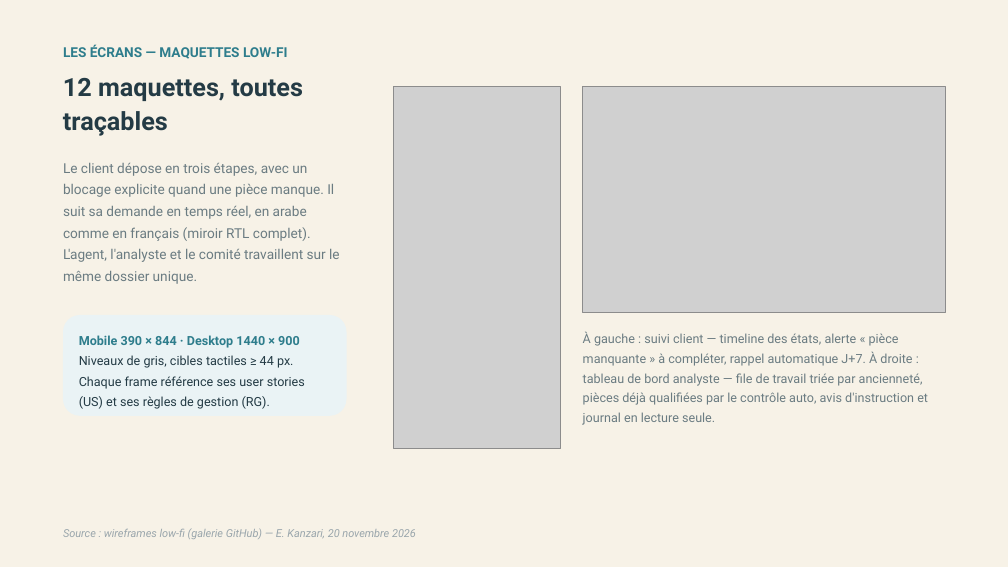
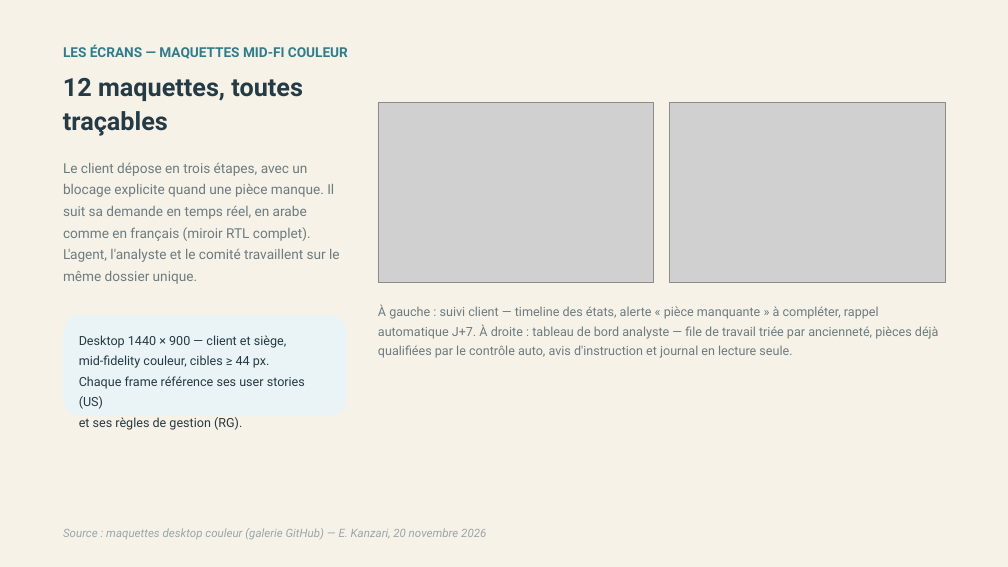
Before and after one commit to kanzarieya/banque-elyssa-analyse-fonctionnelle, a slide deck: slide 5 of 06-Restitution/deck-executive-banque-elyssa.pptx. Drawn at 1008x567 pixels with LibreOffice and Linux fonts; fonts in the diff are those of the drawing; grey boxes stand for pictures. Boxes give left, top, right and bottom in pixels: in the first picture for what was removed or moved away, otherwise in the second. Text is boxed around its words. In the diff, an @@ line names an element or a change of style, - is before the commit and + after.

Commit message:
S5 — Wireframes refaits en maquettes desktop couleur (12 ecrans 1440x900, portail client desktop, palette bleu sante) ; README, matrice de tracabilite ENF-04 et page ecrans du deck mis a jour

```diff
--- a/06-Restitution/deck-executive-banque-elyssa.pptx
+++ b/06-Restitution/deck-executive-banque-elyssa.pptx
@@ text at bbox=[63, 44, 348, 59]: text changed @@
-LES ÉCRANS — MAQUETTES LOW-FI
+LES ÉCRANS — MAQUETTES MID-FI COULEUR
@@ picture removed at bbox=[394, 87, 561, 449] @@
@@ picture added at bbox=[378, 102, 654, 283] @@
@@ picture: place and size @@
-picture at bbox=[583, 87, 945, 313]
+picture at bbox=[669, 102, 945, 283]
@@ text "À gauche : suivi client ..." rewrapped from bbox=[583, 332, 928, 425] to bbox=[378, 304, 939, 358] @@
@@ text at bbox=[79, 335, 305, 430]: text changed @@
-Mobile 390 × 844 · Desktop 1440 × 900
-Niveaux de gris, cibles tactiles ≥ 44 px. Chaque frame référence ses user stories (US) et ses règles de gestion (RG).
+Desktop 1440 × 900 — client et siège,
+mid-fidelity couleur, cibles ≥ 44 px.
+Chaque frame référence ses user stories (US)
+et ses règles de gestion (RG).
@@ text at bbox=[63, 528, 486, 539]: text changed; size 10.5 to 11 pt @@
-Source : wireframes low-fi (galerie GitHub) — E. Kanzari, 20 novembre 2026
+Source : maquettes desktop couleur (galerie GitHub) — E. Kanzari, 20 novembre 2026
```
Also in this commit, not shown: 17 other files.
